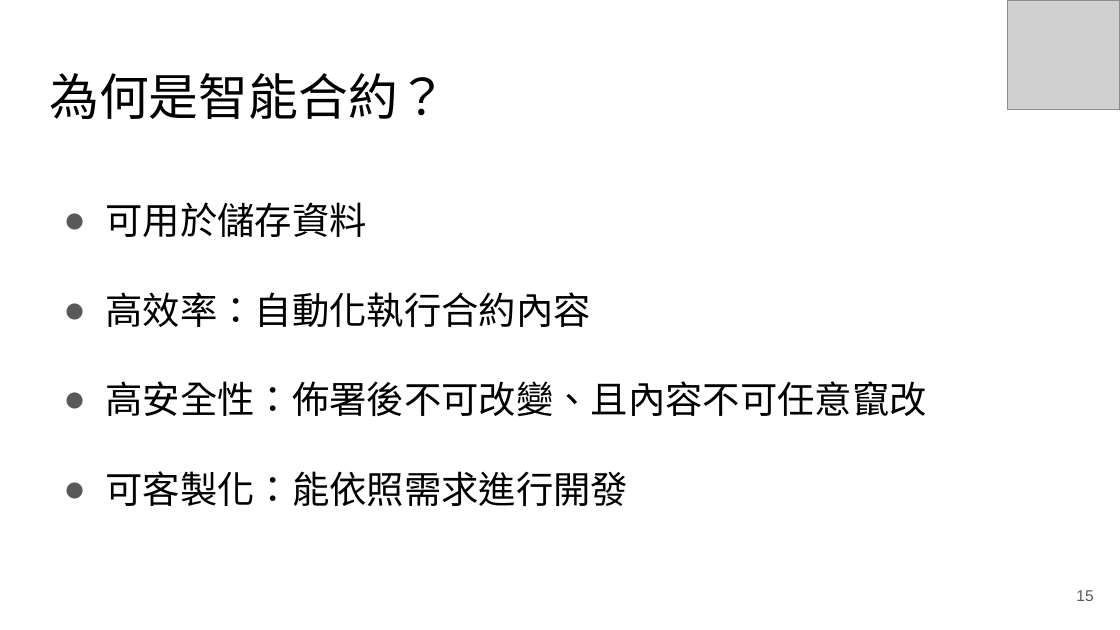
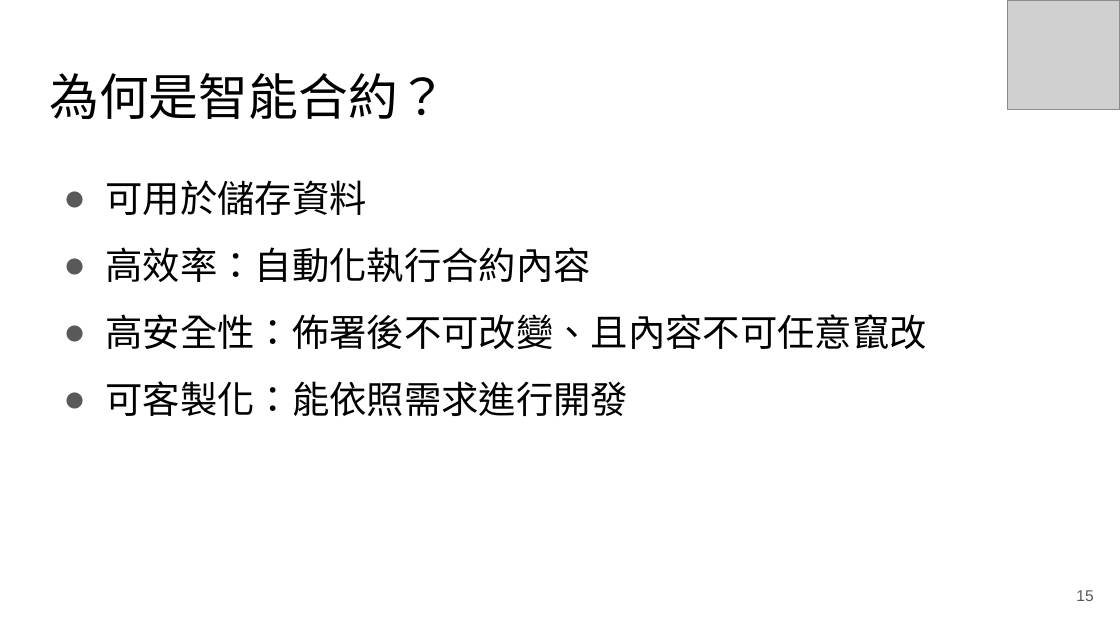
Before and after one commit to RyuChu/A-Decentralized-Digital-Currency-Tracing-Service, a slide deck: slide 15 of Documents/論文簡報_V3.pptx. Drawn at 1120x630 pixels with LibreOffice and Linux fonts; fonts in the diff are those of the drawing; grey boxes stand for pictures. Boxes give left, top, right and bottom in pixels: in the first picture for what was removed or moved away, otherwise in the second. Text is boxed around its words. In the diff, an @@ line names an element or a change of style, - is before the commit and + after.

```diff
--- a/Documents/論文簡報_V3.pptx
+++ b/Documents/論文簡報_V3.pptx
@@ text "可用於儲存資料" at (105,180,926,416): line spacing 2 to 1.5 @@
```
Also in this commit, not shown: 13 other slides changed, 1 slide added.
